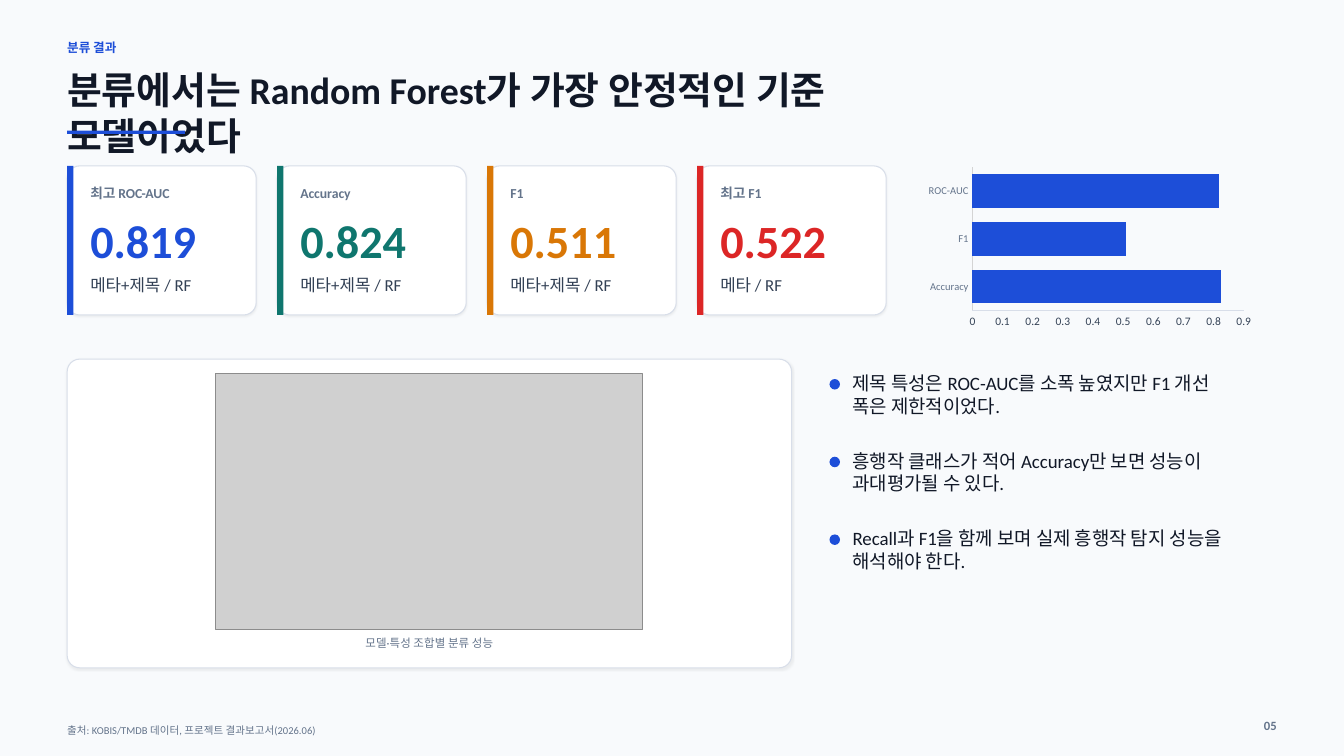
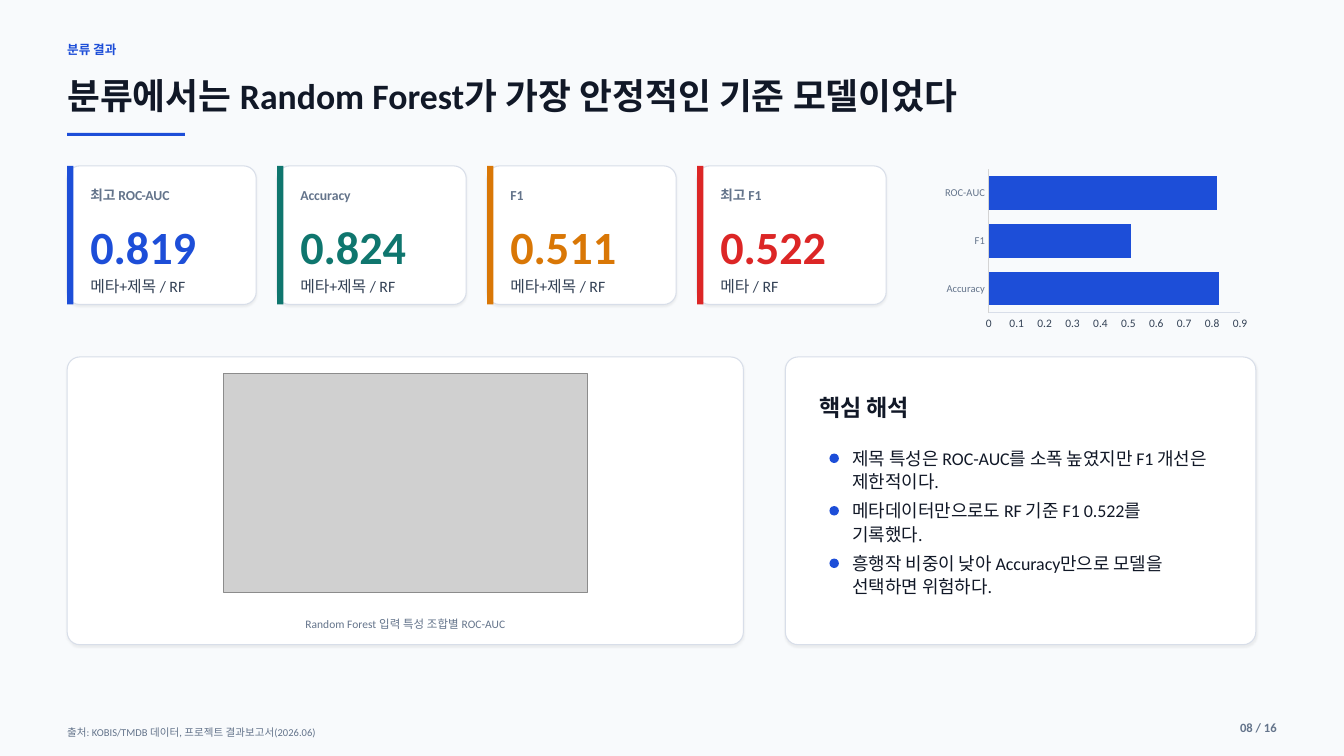
Before and after one commit to ryankimjh00/data-mining-term-project, a slide deck: slide 8 of outputs/TMDB_영화흥행예측_발표자료.pptx (slide 5 before the commit). Drawn at 1344x756 pixels with LibreOffice and Linux fonts; fonts in the diff are those of the drawing; grey boxes stand for pictures. Boxes give left, top, right and bottom in pixels: in the first picture for what was removed or moved away, otherwise in the second. Text is boxed around its words. In the diff, an @@ line names an element or a change of style, - is before the commit and + after.

```diff
--- a/outputs/TMDB_영화흥행예측_발표자료.pptx
+++ b/outputs/TMDB_영화흥행예측_발표자료.pptx
@@ text "분류에서는 Random Forest가 가장 안정적인 ..." at (67, 79, 958, 113): size 27 to 25.5 pt; line spacing 1 to 1.1 @@
@@ rounded rectangle: place and size @@
-rounded rectangle at (68, 166, 257, 316)
+rounded rectangle at (68, 166, 257, 306)
@@ rectangle: place and size @@
-rectangle at (68, 166, 74, 316)
+rectangle at (68, 166, 74, 306)
@@ rounded rectangle: place and size @@
-rounded rectangle at (277, 166, 467, 316)
+rounded rectangle at (277, 166, 467, 306)
@@ rectangle: place and size @@
-rectangle at (277, 166, 283, 316)
+rectangle at (277, 166, 283, 306)
@@ rounded rectangle: place and size @@
-rounded rectangle at (487, 166, 677, 316)
+rounded rectangle at (487, 166, 677, 306)
@@ rectangle: place and size @@
-rectangle at (487, 166, 493, 316)
+rectangle at (487, 166, 493, 306)
@@ rounded rectangle: place and size @@
-rounded rectangle at (698, 166, 887, 316)
+rounded rectangle at (698, 166, 887, 306)
@@ rectangle: place and size @@
-rectangle at (698, 166, 704, 316)
+rectangle at (698, 166, 704, 306)
@@ bar chart: place and size @@
-bar chart at (923, 163, 1258, 332)
+bar chart at (939, 166, 1253, 335)
@@ size 12 to 11.2 pt; line spacing 1 to 1.1 in 4 elements at (90, 279, 185, 294), (300, 279, 395, 294), (510, 279, 605, 294), (720, 279, 779, 294) @@
@@ proportions changed in 5 elements at (68, 166, 257, 306), (277, 166, 467, 306), (487, 166, 677, 306), (698, 166, 887, 306), (68, 357, 744, 644) @@
@@ rounded rectangle: place and size @@
-rounded rectangle at (68, 359, 792, 667)
+rounded rectangle at (68, 357, 744, 644)
@@ rounded rectangle added at (785, 357, 1256, 644), fill #FFFFFF, outline #D8DEE9 0.75 pt @@
@@ picture: place and size @@
-picture at (216, 374, 643, 630)
+picture at (224, 374, 588, 593)
@@ text added at (819, 396, 909, 418), 16.5 pt, text #111827, bold @@
+핵심 해석
@@ ellipse: place and size @@
-ellipse at (830, 457, 840, 467)
+ellipse at (830, 454, 839, 463)
@@ text at (853, 450, 1207, 490): text changed; size 13.5 to 12.8 pt @@
-제목 특성은 ROC-AUC를 소폭 높였지만 F1 개선 폭은 제한적이었다.
+제목 특성은 ROC-AUC를 소폭 높였지만 F1 개선은 제한적이다.
@@ text removed at (853, 452, 1202, 492) @@
-흥행작 클래스가 적어 Accuracy만 보면 성능이 과대평가될 수 있다.
@@ ellipse: place and size @@
-ellipse at (830, 379, 840, 389)
+ellipse at (830, 506, 839, 515)
@@ text added at (853, 502, 1141, 543), 12.8 pt, text #111827 @@
+메타데이터만으로도 RF 기준 F1 0.522를 기록했다.
@@ text removed at (853, 529, 1222, 570) @@
-Recall과 F1을 함께 보며 실제 흥행작 탐지 성능을 해석해야 한다.
@@ ellipse: place and size @@
-ellipse at (830, 534, 840, 544)
+ellipse at (830, 559, 839, 568)
@@ text added at (853, 555, 1162, 595), 12.8 pt, text #111827 @@
+흥행작 비중이 낮아 Accuracy만으로 모델을 선택하면 위험하다.
@@ text at (305, 618, 506, 629): text changed @@
-모델·특성 조합별 분류 성능
+Random Forest 입력 특성 조합별 ROC-AUC
@@ line spacing 1 to 1.1 in 10 elements at (90, 188, 169, 201), (300, 191, 350, 202), (510, 191, 523, 200), (720, 188, 761, 201), (720, 233, 826, 265), (90, 232, 196, 265), (300, 232, 406, 265), (510, 233, 616, 265), (67, 43, 116, 55), (67, 727, 316, 737) @@
@@ text added at (1240, 723, 1277, 732), 9 pt, text #64748B, bold @@
+08 / 16
@@ text removed at (1264, 722, 1277, 730) @@
-05
```
Also in this commit, not shown: 7 other slides changed, 8 slides added, 2 slides removed.
